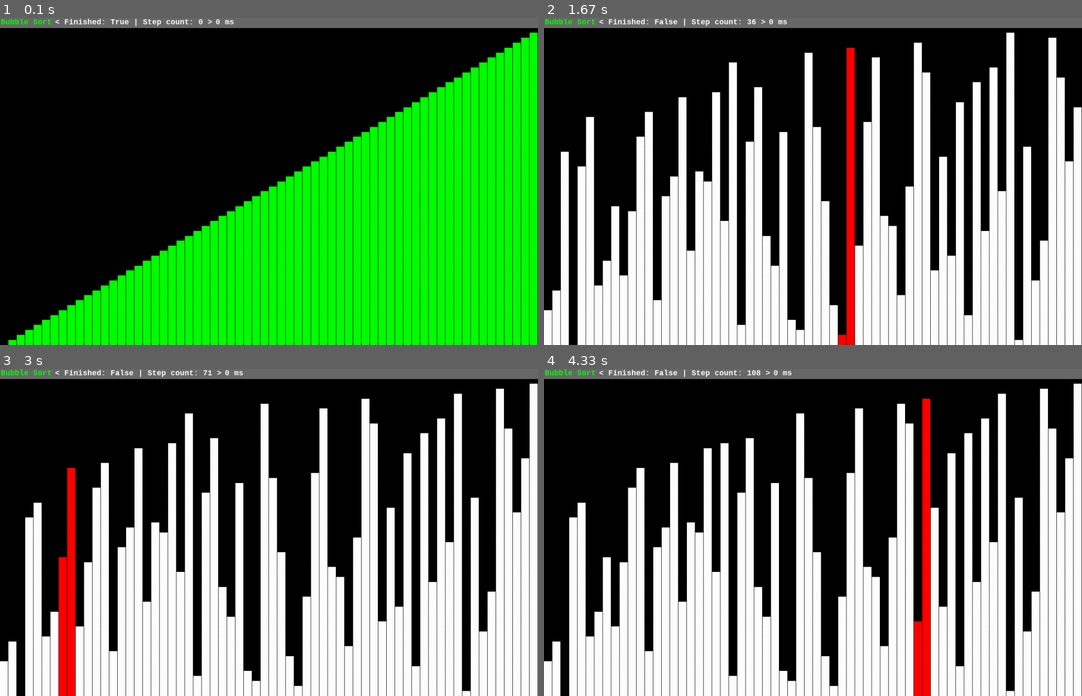
Above: before the commit, frames 1-4 (two rows, left to right).
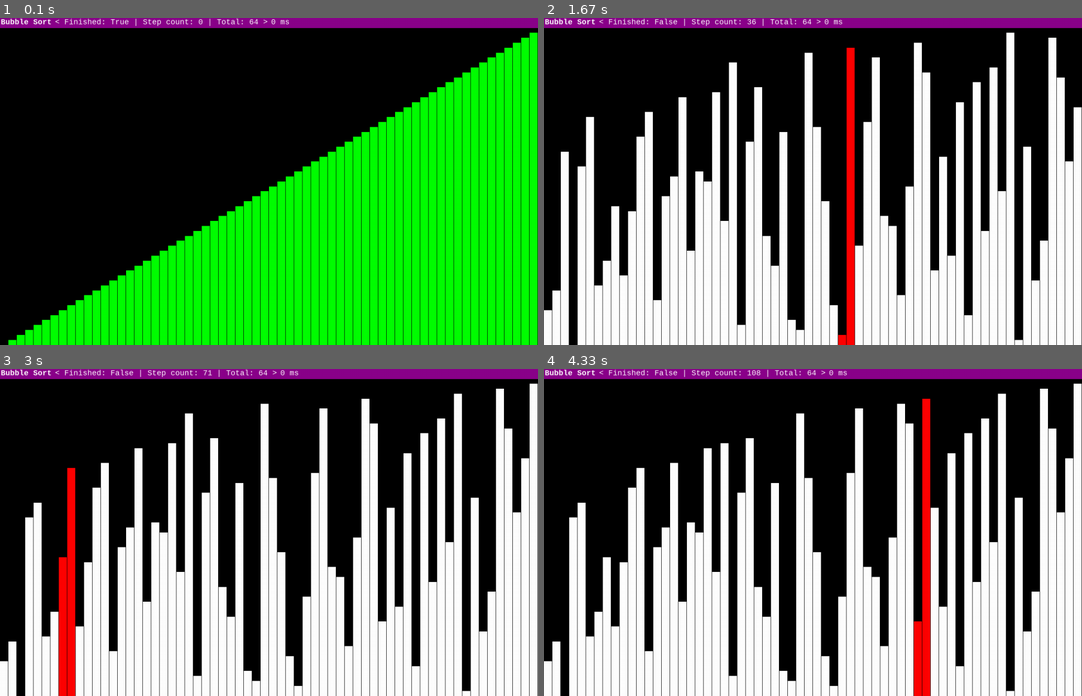
Above: after the commit, the same moments.

Repository: thiagolopes/sorting-algorithms-pygame
Game: pygame game, started from sort.py
Same seed, same stepped clock (60 frames per second), same inputs: the game is played once before the commit and once after it.
Inputs:
- Up to frame 1 (0.1 s): no input
- Up to frame 2 (1.67 s): tap Enter at 0.33 s; tap Space at 0.67, 1.07, 1.37, 1.57 s
- Up to frame 3 (3 s): tap Space at 1.9, 2.2, 2.4, 2.7, 2.97 s
- Up to frame 4 (4.33 s): tap Space at 3.3, 3.6, 3.73, 4.13 s

The runs differ from the first frame. In frame 1, 3.1% of the frame differs, in the area x 0-100%, y 0-4%; in frame 2, 3.1%; in frame 3, 3.1%; in frame 4, 3.1%.

Commit message:
Change bar style render

Diff:
--- a/sort.py
+++ b/sort.py
@@ -27,20 +27,27 @@
         self.pos = pos
         self.screen = screen
         self.surface = pygame.Surface(pygame.Vector2(pos.w, pos.h))
-        self.text = pygame.font.SysFont("Monospace", 18, True)
+        self.text = pygame.font.SysFont("Monospace", 18, False)
+        self.textb = pygame.font.SysFont("Monospace", 18, True)
 
         self.margin = 8
         self.init_pos = pygame.Vector2(2, 0)
 
-    def draw_next_text(self, text, pos, color):
-        ts = self.text.render(text, True, color)
+    def draw_next_text(self, text, pos, color, bold=False):
+        if bold:
+            text_render = self.textb.render
+        else:
+            text_render = self.text.render
+
+        ts = text_render(text, True, color)
         self.surface.blit(ts, pos)
         pos += pygame.Vector2(ts.get_width() + self.margin, 0)
 
     def draw(self, algorithm, meta, ms):
-        self.surface.fill("dimgray", self.pos)
+        self.surface.fill("darkmagenta", self.pos)
+
         pos = self.init_pos.copy()
-        self.draw_next_text(algorithm, pos, "green")
+        self.draw_next_text(algorithm, pos, "white", True)
         self.draw_next_text(meta, pos, "white")
         self.draw_next_text(f"{ms} ms", pos, "white")
 
@@ -107,7 +114,7 @@
         return "Bubble Sort"
 
     def __repr__(self):
-        return f"< Finished: {self.finished} | Step count: {self.step_count} >"
+        return f"< Finished: {self.finished} | Step count: {self.step_count} | Total: {len(self.elements)} >"
 
     def step(self):
         self.dirty_index = []
@@ -153,7 +160,7 @@
 beep = pygame.mixer.Sound("beep.wav")
 beep.set_volume(0.05)
 screen = pygame.display.set_mode((H, W))
-pygame.display.set_caption("Bubble sort - <space> sort, <enter> reset")
+pygame.display.set_caption("Sorting Algorithms")
 
 bubble = BubbleSort(ELEMENTS)
 play = False
Not shown, changed: README.md
